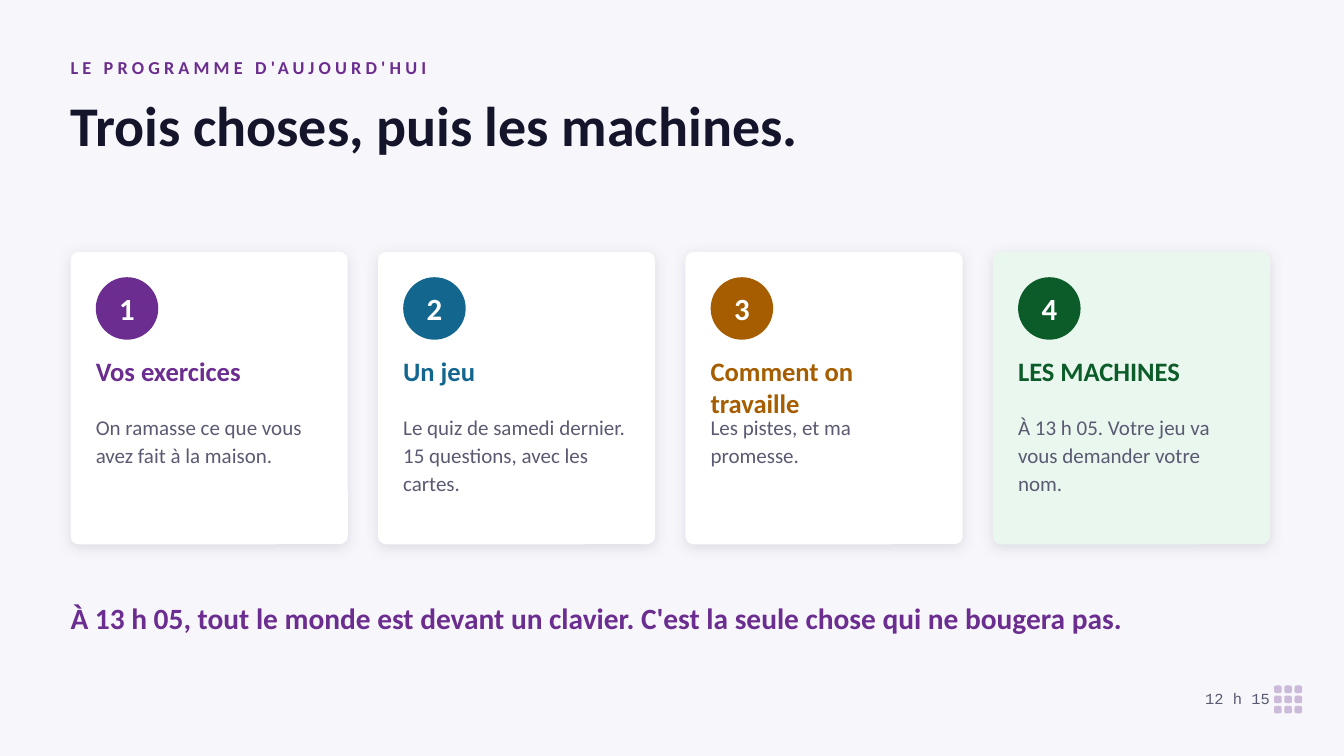
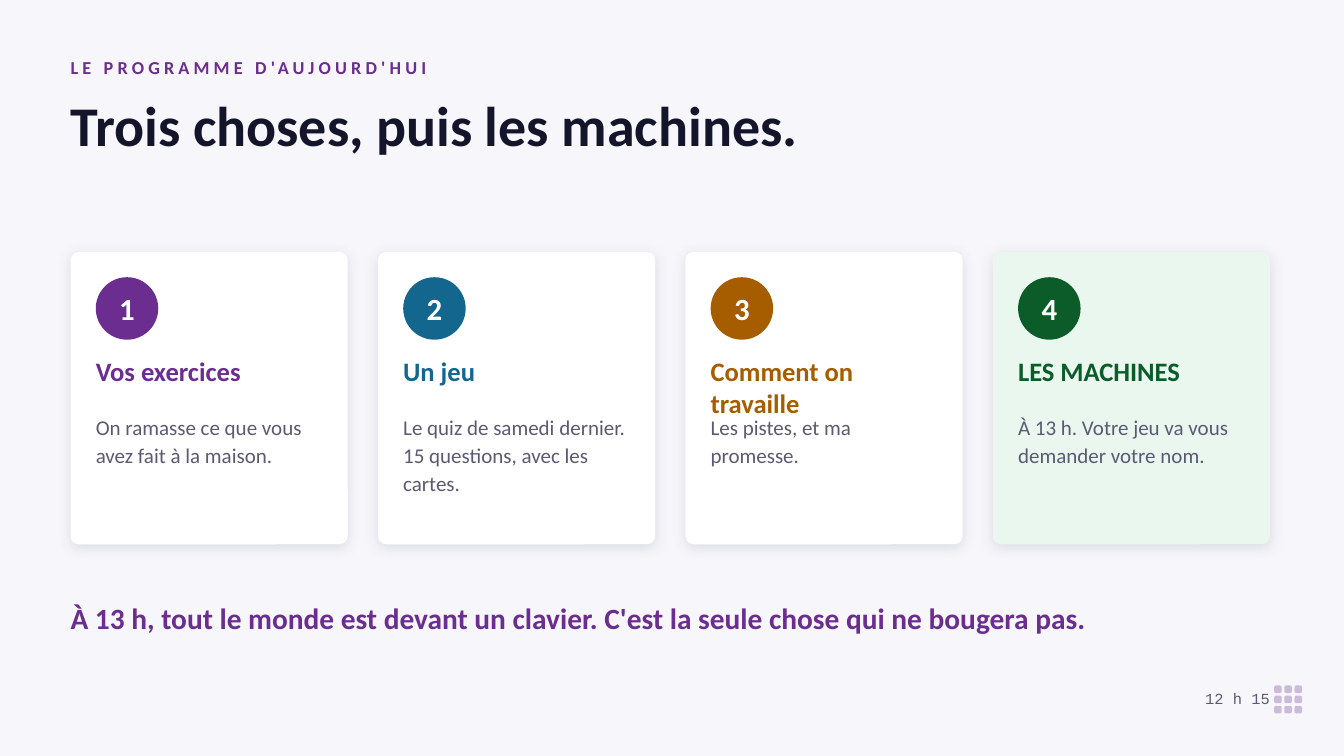
Before and after one commit to koffipierredamien/python-learning, a slide deck: slide 3 of 2-seances/S02-premier-contact/a-projeter/seance-2-projection.pptx. Drawn at 1344x756 pixels with LibreOffice and Linux fonts; fonts in the diff are those of the drawing. Boxes give left, top, right and bottom in pixels: in the first picture for what was removed or moved away, otherwise in the second. Text is boxed around its words. In the diff, an @@ line names an element or a change of style, - is before the commit and + after.

```diff
--- a/2-seances/S02-premier-contact/a-projeter/seance-2-projection.pptx
+++ b/2-seances/S02-premier-contact/a-projeter/seance-2-projection.pptx
@@ text at (1018, 417, 1228, 463): text changed @@
-À 13 h 05. Votre jeu va vous demander votre nom.
+À 13 h. Votre jeu va vous demander votre nom.
@@ text at (71, 604, 1085, 634): text changed @@
-À 13 h 05, tout le monde est devant un clavier. C'est la seule chose qui ne bougera pas.
+À 13 h, tout le monde est devant un clavier. C'est la seule chose qui ne bougera pas.
```
Also in this commit, not shown: 20 other slides changed, 3 slides added, 2 slides removed, 10 other files.
